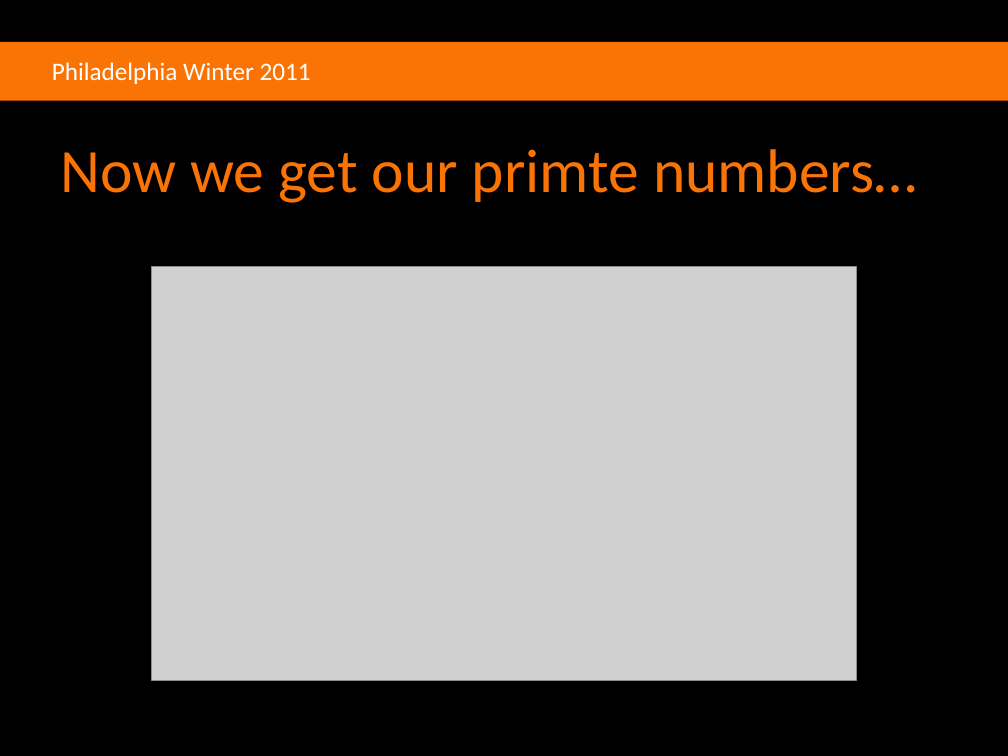
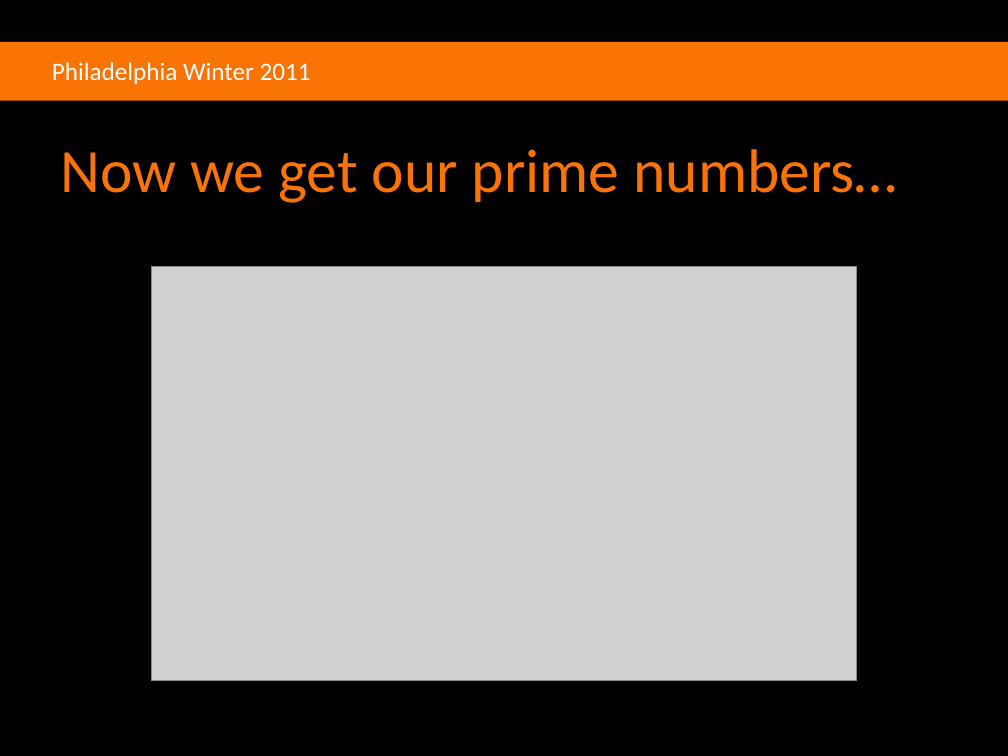
Before and after one commit to agilefire/November2010, a slide deck: slide 25 of Agile Firestarter Winter 2011 Dependency Injection.pptx. Drawn at 1008x756 pixels with LibreOffice and Linux fonts; fonts in the diff are those of the drawing; grey boxes stand for pictures; background and template pictures are left out. Boxes give left, top, right and bottom in pixels: in the first picture for what was removed or moved away, otherwise in the second. Text is boxed around its words. In the diff, an @@ line names an element or a change of style, - is before the commit and + after.

```diff
--- a/Agile Firestarter Winter 2011 Dependency Injection.pptx
+++ b/Agile Firestarter Winter 2011 Dependency Injection.pptx
@@ title at (60, 149, 898, 203): text changed @@
-Now we get our primte numbers…
+Now we get our prime numbers…
```
Also in this commit, not shown: 3 other slides changed, 1 slide added, 30 other files.
